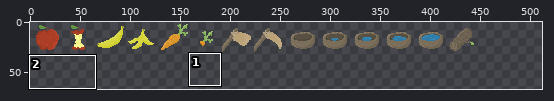
Two states of a sprite sheet, Resources/Textures/Textures_Icones.png. Above, an overview of the earlier version with the close-up marked.
Close-up. The starting point:
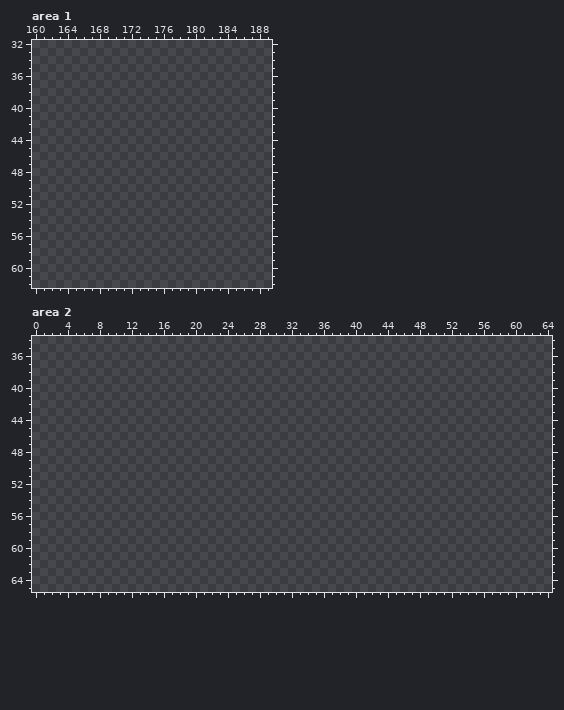
The file is 512x512 pixels. Colours within 5 levels of each other are drawn and written as one. Shown: area 1: x 160..189, y 32..62; area 2: x 0..64, y 34..65. The wide view leaves out empty margins. The commit also changed other parts of the picture, which this record leaves out.
Palette (. is transparent): 
The same view after the edit:
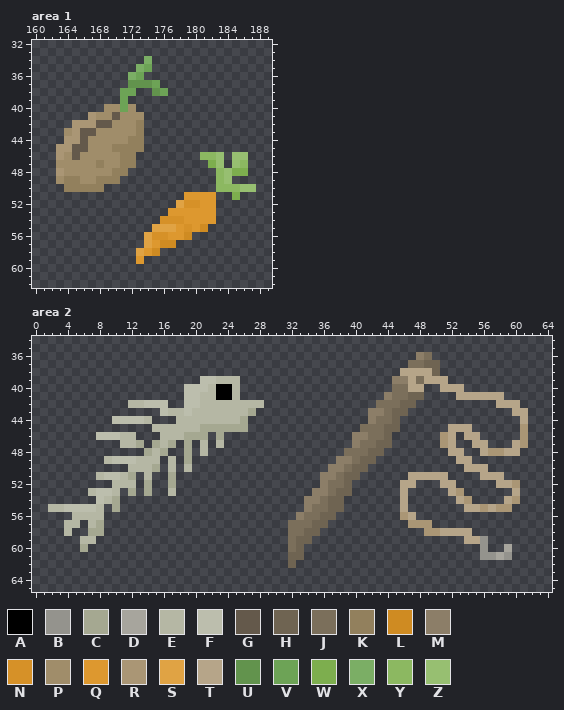
Colours new in this view: A #000000  B #94938d  C #a5a891  D #a7a59d  E #b5b7a4  F #bcbead  G #64594b  H #6f6452  J #7b6f5b  K #92805d  L #cf8b22  M #8c7e68  N #d69128  P #a08d6a  Q #dd982f  R #aa9675  S #e0a344  T #b6a589  U #62934d  V #6da356  W #7dae4e  X #7bae65  Y #8cb861  Z #97bf71
Diff:
Changed rows in their new state; - is an unchanged pixel.
Area 1:
first column x 163:
34 -----------X-------------
35 ----------XV-------------
36 ---------XV--------------
37 ---------UUUV------------
38 --------VV--UV-----------
39 --------V----------------
40 ------PPVP---------------
41 ----RPPGPPP--------------
42 --RRRGGPPPK--------------
43 -PRGGPPPPPK--------------
44 -RRGPPPPPKK--------------
45 RRGGPPPKKKK--------------
46 RPGPPPPPKK--------YYZ-ZZ-
47 PPPPPKPPKK---------WZ-ZY-
48 RPPPPPPKK-----------YZWW-
49 PKKPPKKK------------YZ---
50 -KKKKK--------------YYYZZ
51 ----------------QQQQ--W--
52 ---------------SNNQQ-----
53 --------------QQQQQQ-----
54 -------------NNNQQQQ-----
55 ------------SSSQNQL------
56 -----------SNNQQL--------
57 -----------SQLL----------
58 ----------SQL------------
59 ----------Q--------------
Area 2:
first column x 2:
36 ----------------------------------------------MJ------------
37 ---------------------------------------------JJHH-----------
38 --------------------------------------------TTTTH-----------
39 -------------------FFEEE-------------------MMTJTTT----------
40 -----------------FFFEAAE-------------------JJTT--TTT--------
41 -----------------FFEEAAE------------------MJJHH----TTTTTT---
42 ----------EEFFF--FFEEEEEEEE--------------JJJHH----------TTT-
43 --------------FEEFEEEEEEEC--------------MMJHH-------------TT
44 --------FFFFE---EEEEEEEEC---------------MJJH---------------T
45 -------------EEEEEECCCCCC--------------JJJHH------TTT------R
46 ------FFFEE---EEECCC-C----------------MMJJH------RT-TT-----R
47 ---------EEC-CEC-C-E-E----------------MJJHH------RT--TT---TR
48 ------------CEC--C-E-----------------JJJHH--------TT--TRRTT-
49 -------EFFFEEE-E-C------------------MMJHH----------TT-------
50 ----------EEEC-E-E-----------------MMJHH------------TTT-----
51 ------EFFEC-E--C------------------MMJHH------TTTTT----TTT---
52 --------EEE-C--C------------------MJJH------TT---TT-----TTR-
53 -----EFFE-C-C--E-----------------MMJHH------T-----TR------T-
54 ------FEC-----------------------MMJHH-------T------TR----TR-
55 EEFFFFE-C-----------------------MJJHH-------T-------TTRTRR--
56 ---EEEE------------------------MJJHH--------RT--------------
57 --EE-EC-----------------------JJJHH----------RRR------------
58 --E--CC-----------------------JJHH-------------RRTTTT-------
59 ----EE------------------------JHH-------------------TTB-----
60 ----C-------------------------JH----------------------B--D--
61 ------------------------------HH----------------------BBDB--
62 ------------------------------H-----------------------------
Boxes around the changes in both close-ups, in picture pixels (x1, y1, x2, y2):
added: (56, 56, 256, 264)
added: (288, 352, 528, 568)
added: (48, 376, 264, 552)
